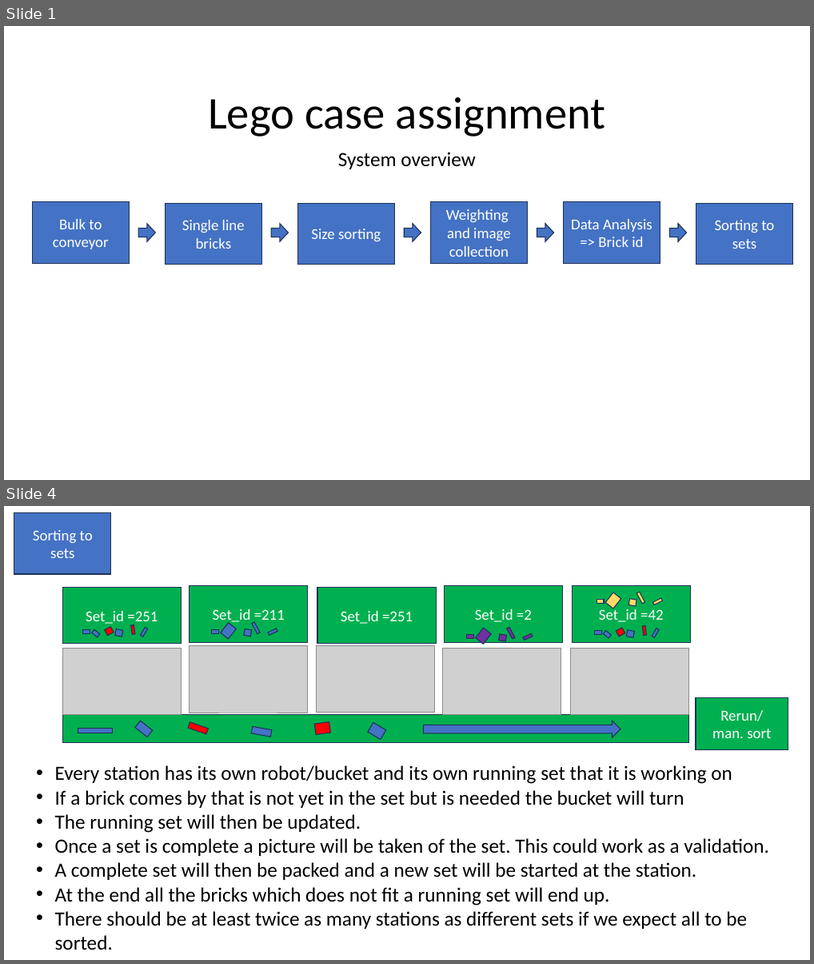
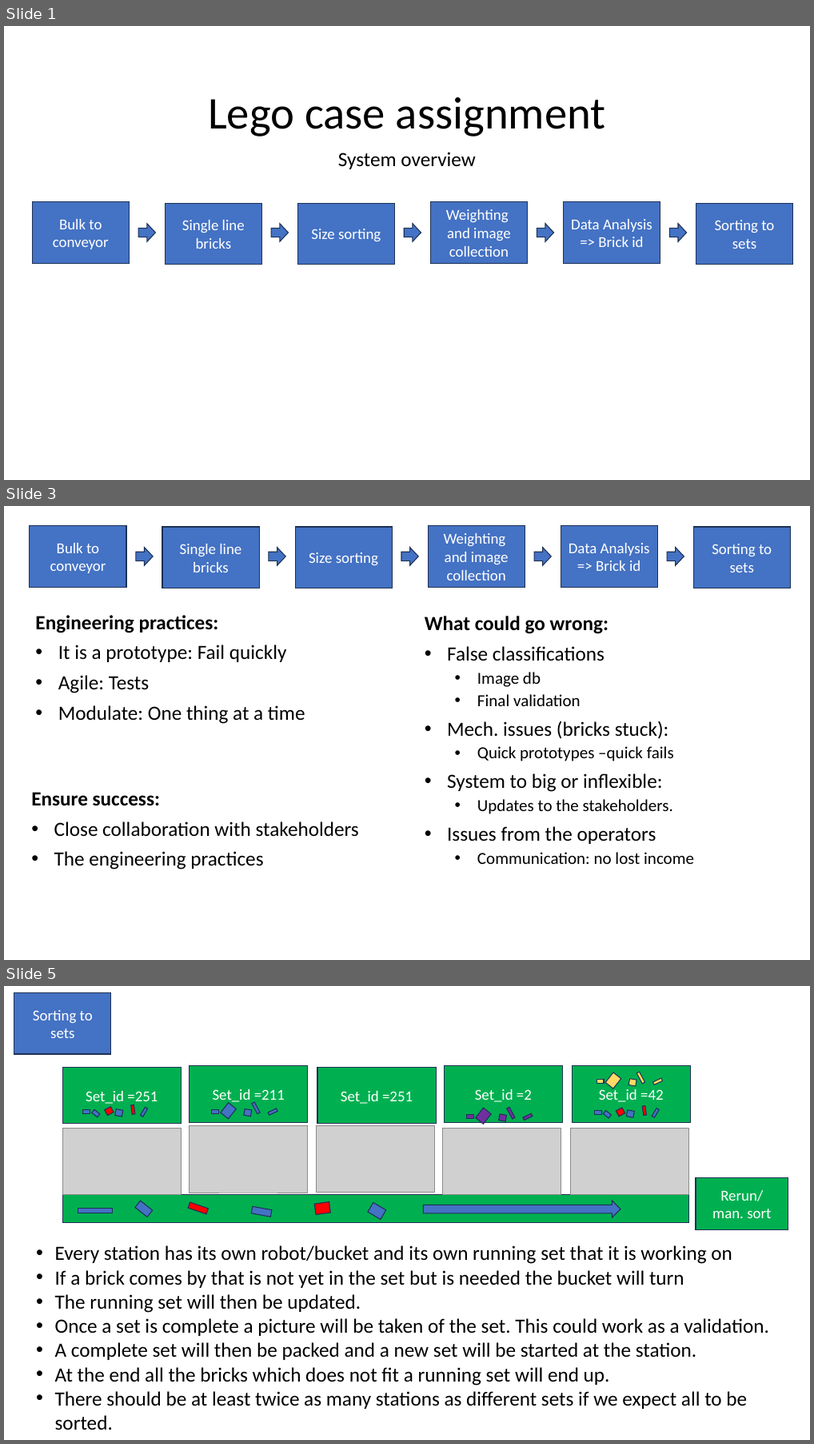
Before and after one commit to GitJakobE/Lego_case, a slide deck: docs/Lego case assignment.pptx. Shown one above the other, each under a label of ours: slides 1 and 4 before the commit, slides 1, 3 and 5 after it; the slides between them are not shown. The pictures are 814x964 and 814x1444 pixels, drawn with LibreOffice and Linux fonts; fonts in the diff are those of the drawing; grey boxes stand for pictures. Boxes give left, top, right and bottom in pixels: in the first picture for what was removed or moved away, otherwise in the second. Text is boxed around its words. In the diff, an @@ line names an element or a change of style, - is before the commit and + after.

```diff
--- a/docs/Lego case assignment.pptx
+++ b/docs/Lego case assignment.pptx
@@ slide 3 added at bbox=[4, 506, 810, 960], background #FFFFFF @@
@@ rectangle added at bbox=[30, 526, 126, 587], fill #4472C4, outline #1E3256 1 pt, 18 pt, text #FFFFFF @@
+Bulk to conveyor
@@ rectangle added at bbox=[162, 527, 259, 588], fill #4472C4, outline #1E3256 1 pt, 18 pt, text #FFFFFF @@
+Single line bricks
@@ rectangle added at bbox=[295, 527, 392, 588], fill #4472C4, outline #1E3256 1 pt, 18 pt, text #FFFFFF @@
+Size sorting
@@ rectangle added at bbox=[428, 526, 525, 587], fill #4472C4, outline #1E3256 1 pt, 18 pt, text #FFFFFF @@
+Weighting and image collection
@@ rectangle added at bbox=[561, 526, 658, 587], fill #4472C4, outline #1E3256 1 pt, 18 pt, text #FFFFFF @@
+Data Analysis => Brick id
@@ rectangle added at bbox=[694, 527, 790, 588], fill #4472C4, outline #1E3256 1 pt, 18 pt, text #FFFFFF @@
+Sorting to sets
@@ right arrow added at bbox=[136, 547, 153, 565], fill #4472C4, outline #1E3256 1 pt @@
@@ right arrow added at bbox=[269, 547, 286, 565], fill #4472C4, outline #1E3256 1 pt @@
@@ right arrow added at bbox=[402, 547, 418, 565], fill #4472C4, outline #1E3256 1 pt @@
@@ right arrow added at bbox=[534, 547, 551, 565], fill #4472C4, outline #1E3256 1 pt @@
@@ right arrow added at bbox=[668, 547, 685, 565], fill #4472C4, outline #1E3256 1 pt @@
@@ subtitle added at bbox=[35, 615, 306, 724], 24 pt, text #000000 @@
+Engineering practices:
+• It is a prototype: Fail quickly
+• Agile: Tests
+• Modulate: One thing at a time
@@ text added at bbox=[425, 616, 694, 864], 24 pt, text #000000 @@
+What could go wrong:
+• False classifications
+  • Image db
+  • Final validation
+• Mech. issues (bricks stuck):
+  • Quick prototypes –quick fails
+• System to big or inflexible:
+  • Updates to the stakeholders.
+• Issues from the operators
+  • Communication: no lost income
@@ text added at bbox=[31, 792, 359, 869], 24 pt, text #000000 @@
+Ensure success:
+• Close collaboration with stakeholders
+• The engineering practices
@@ what was slide 4 is now slide 5 @@
```
Also in this commit, not shown: 2 slides changed, 1 other slide added.
